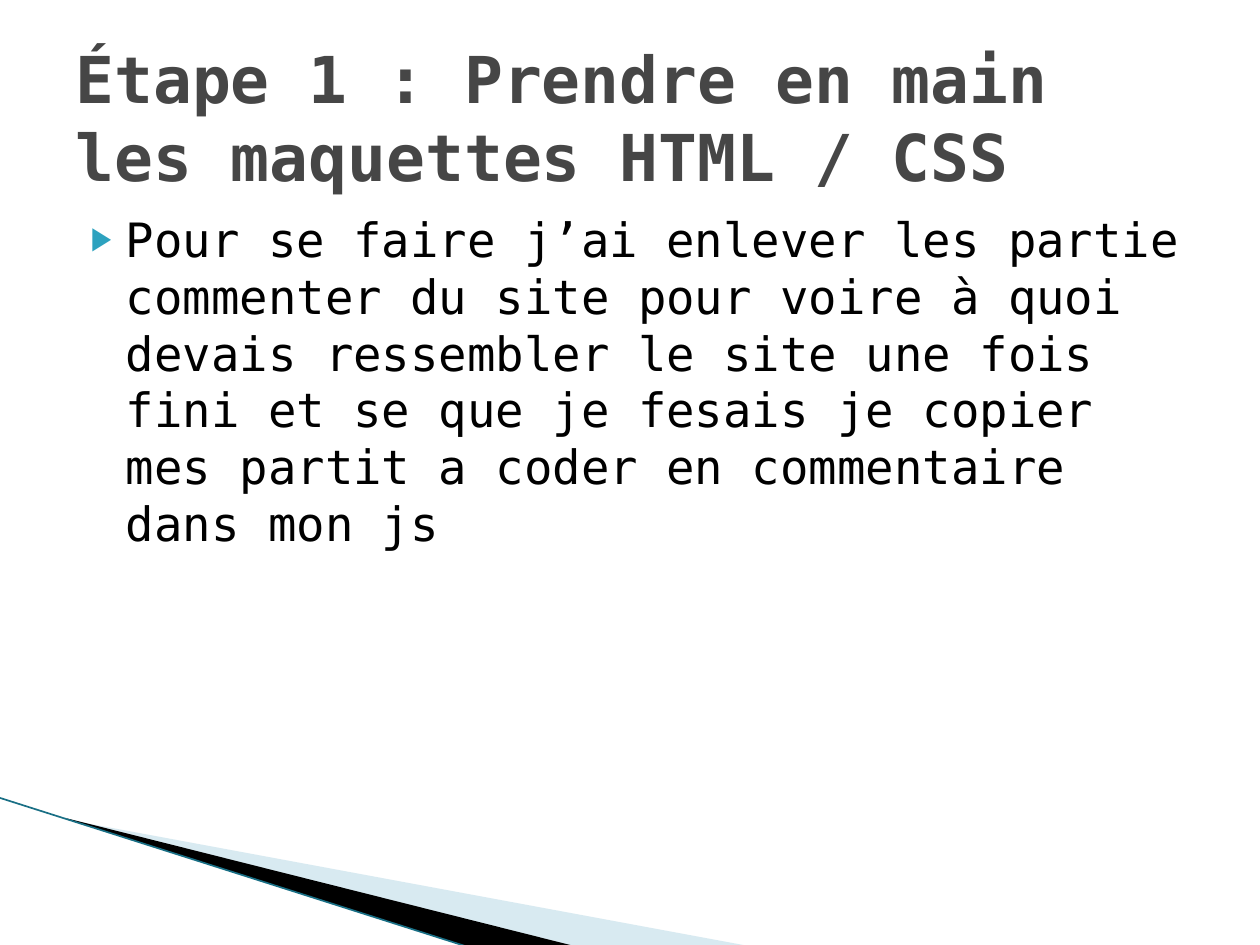
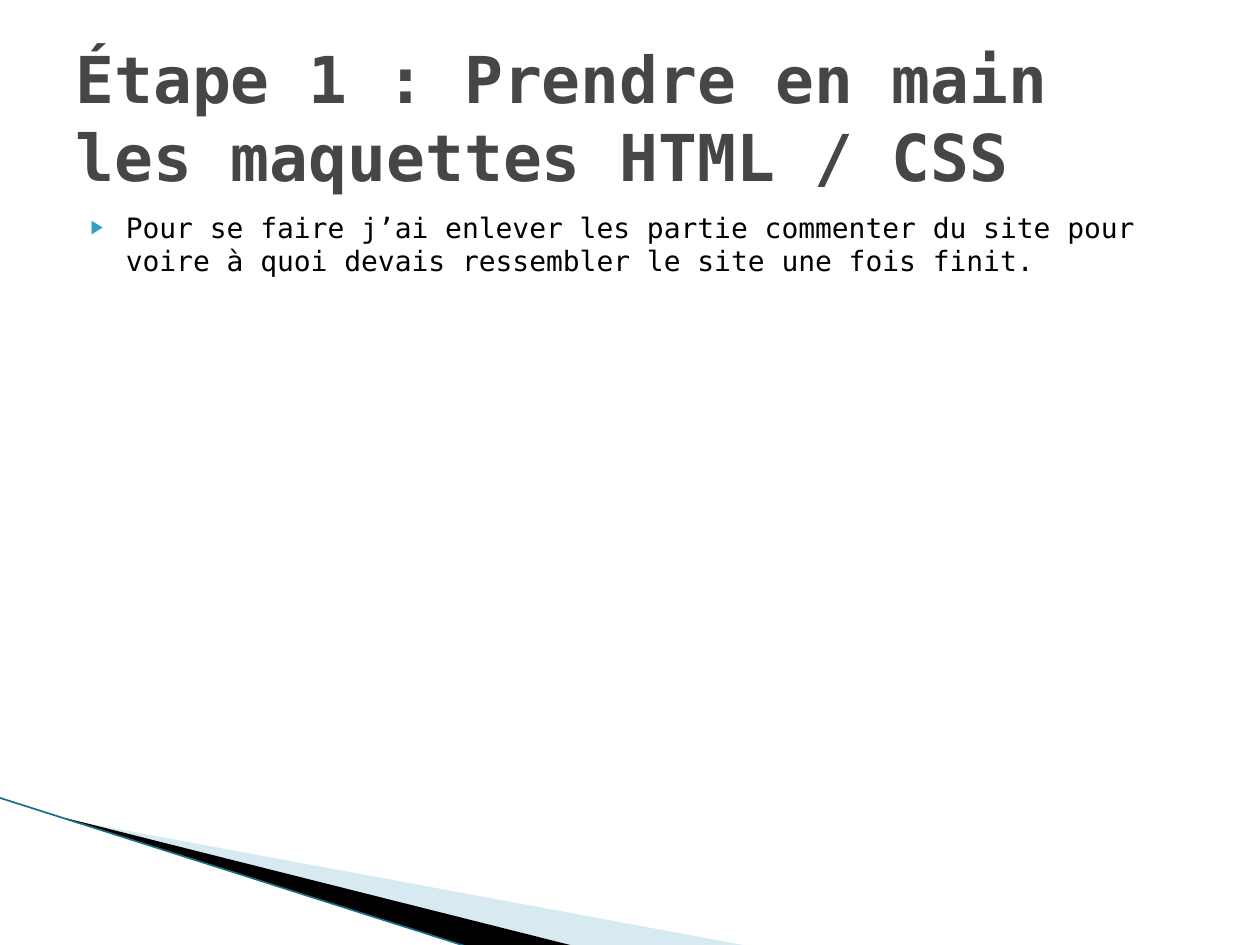
Before and after one commit to gwenaelgressier/GwenaelGressier_05_04042022, a slide deck: slide 3 of Nouveau Présentation Microsoft Office PowerPoint.pptx. Drawn at 1260x945 pixels with LibreOffice and Linux fonts; fonts in the diff are those of the drawing; background and template pictures are left out. Boxes give left, top, right and bottom in pixels: in the first picture for what was removed or moved away, otherwise in the second. Text is boxed around its words. In the diff, an @@ line names an element or a change of style, - is before the commit and + after.

```diff
--- a/Nouveau Présentation Microsoft Office PowerPoint.pptx
+++ b/Nouveau Présentation Microsoft Office PowerPoint.pptx
@@ text at [126,216,1134,277]: text changed; size 27 to 16 pt @@
-▶ Pour se faire j’ai enlever les partie commenter du site pour voire à quoi devais ressembler le site une fois fini et se que je fesais je copier mes partit a coder en commentaire dans mon js
+▶ Pour se faire j’ai enlever les partie commenter du site pour voire à quoi devais ressembler le site une fois finit.
```
Also in this commit, not shown: 12 other slides changed, 18 other files.
